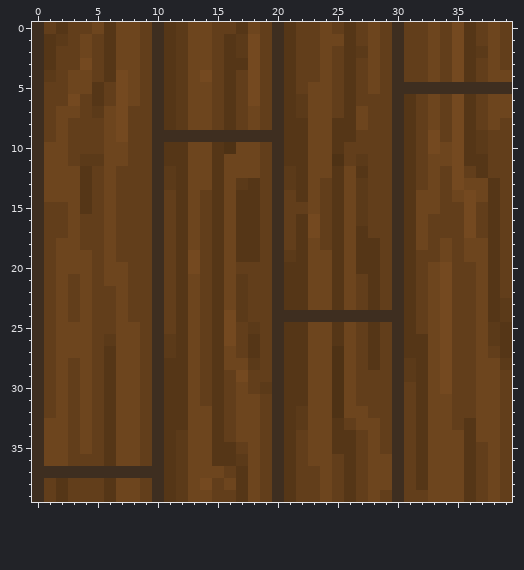
Two states of a pixel-art sprite, images/wood.png. Above is the file before it was changed.
The file is 40x40 pixels. Colours within 5 levels of each other are drawn and written as one.
After:
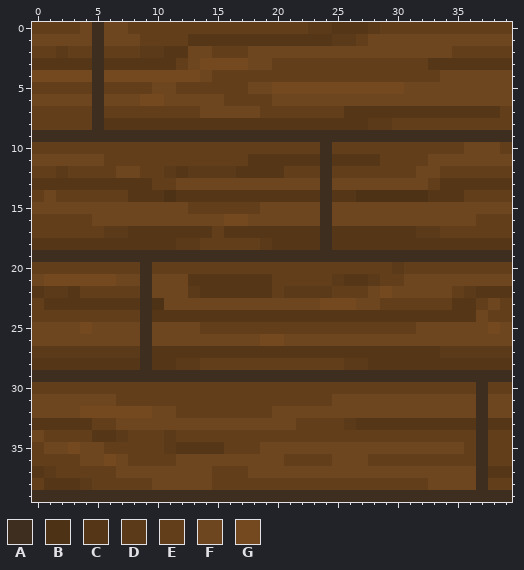
Palette (. is transparent): A #3e2e20  B #4e3215  C #553617  D #5b3a19  E #623e1b  F #6d451e  G #744920
The author wrote: Use new floor tile and rotate wood.png
The exact change:
y 0: x 0 A -> E; x 2 C -> E; x 4..6 EFC -> FAF; x 8 F -> E; x 10..14 ACDFF -> EEEEE; x 17..18 CF -> EE; x 20..21 AC -> EE; x 23..25 EFE -> DDC; x 27..28 EF -> CD; x 30 A -> E; x 33 F -> E; x 35..36 GC -> EE; x 38 F -> E
y 1: x 0..3 ACDE -> FFFF; x 5..6 EC -> AF; x 10..15 ACDFFE -> EEECCC; x 17..20 DGEA -> CCCC; x 22..26 EEFFC -> CCCDD; x 29..32 EAEE -> FFFF; x 34..37 EGCE -> FFFF; x 39 E -> F
y 2: x 0..2 ACE -> EED; x 4..10 FECFFEA -> EAEEEDD; x 12 D -> C; x 16..23 CDGEACEE -> EEFFFFFF; x 25..27 ECD -> FFF; x 29..32 EAEE -> FFFF; x 34..38 EGCDF -> FEEEE
y 3: x 0 A -> C; x 2..5 EEGE -> CCCA; x 7..10 FFEA -> CCCC; x 12 D -> E; x 14..21 FECCGEAC -> GGGGFFEE; x 24 F -> E; x 26 C -> E; x 28 F -> E; x 30 A -> E; x 33..35 FEG -> CCC; x 37..39 EFE -> CCC
y 4: x 0..6 ADEFFEC -> GGGGGAG; x 8..14 FEACDFG -> GGGGGGF; x 16 C -> E; x 18 G -> E; x 20..21 AC -> EE; x 24 F -> E; x 26 C -> E; x 28 F -> E; x 30 A -> E; x 33..37 FEGCE -> EFFFF
y 5: x 0 A -> E; x 3..5 FFC -> EEA; x 7..8 GF -> EE; x 10..14 ACDFF -> FFEEE; x 16 C -> E; x 18..39 GEACEFFECEFEAAAAAAAAAA -> FFGGGGGGGGGGGFFFFFFFFF
y 6: x 0..7 AEEGECEG -> FFFFFAFF; x 9..12 EACD -> GGFF; x 15..16 EC -> FE; x 18 G -> E; x 20..22 ACD -> FFF; x 25..32 ECEEEACE -> FFFFFFFF; x 34..37 EGCE -> FFFF
y 7: x 0 A -> E; x 2..3 FF -> EE; x 5..7 DFG -> AEE; x 10..13 ACDF -> EEEE; x 15..17 ECE -> FFF; x 20..24 ACDFF -> EEEEE; x 27..30 FEEA -> CCCC; x 32..35 EFEG -> CCCC; x 37..39 EFF -> CCE
y 8: x 0 A -> E; x 2 F -> E; x 5..10 EFGEEA -> ACCCCC; x 12..15 DFFE -> CCCC; x 17..20 EFEA -> CCCC; x 23..24 FF -> CC; x 27..31 FEEAC -> CDDEE; x 33 F -> E; x 35..36 GC -> EE; x 38 F -> E
y 9: x 1..9 EFEEEFGEE -> AAAAAAAAA; x 21..29 CCFFCCEEE -> AAAAAAAAA; x 31..39 CEGEGCDEE -> AAAAAAAAA
y 10: x 0..2 AFF -> EEE; x 6..7 FF -> EE; x 10..18 ACCFFCBFF -> EEEEEEEEE; x 20..25 ACCFFC -> EEEEAE; x 30..31 AC -> EE; x 33..38 GFGCDE -> EEEFFF
y 11: x 0 A -> F; x 3..7 EDDFF -> FFFEE; x 10..20 ACCFFCFFFEA -> EEEEEEEECCC; x 23..28 FFBEDE -> CACCCC; x 30..31 AC -> EE; x 35..39 GCCEE -> FFFFF
y 12: x 0..4 AFFFC -> EEDEE; x 6..8 FEE -> EFF; x 10 A -> E; x 13..27 FFCFFFEADCFFCFC -> DDDDCCCCEEEAEEE; x 30..32 ACE -> EEF; x 35 G -> E; x 37 C -> E
y 13: x 0..3 AFFF -> CCCC; x 5..12 EFEEEADC -> CCCCCEEF; x 15 C -> F; x 17..22 DCEADC -> FFFFFF; x 24..25 EC -> AF; x 27..37 DEEACEFEGFF -> FFFFFFECCCC; x 39 E -> C
y 14: x 0 A -> E; x 2..4 FFC -> EEE; x 6 F -> E; x 8..11 EEAE -> CCCB; x 13..14 FE -> CC; x 16 F -> C; x 19..21 EAE -> CCC; x 23..24 FE -> CA; x 26..38 FDEEACFFEFGFC -> CBBBBBBCCCEEE
y 15: x 0..2 AEE -> FFF; x 4..5 CE -> FF; x 7..13 EEEAECF -> FFFFFFE; x 15..22 CFCCEAEE -> EEEEFFFF; x 24..25 EC -> AF; x 27..31 DEEAC -> FFFFF; x 34..39 EEGECE -> FFFFFF
y 16: x 0 A -> E; x 3 F -> E; x 5 E -> F; x 7..12 EEEAEC -> FFFFFF; x 14..25 ECFCCEAECGEC -> FFGGFFFFFFAF; x 27..31 DEEAC -> FFFFF; x 33..36 EEEG -> FFFF; x 38 C -> E
y 17: x 0 A -> E; x 3 F -> E; x 6..11 FEEEAE -> DDCCCC; x 13..16 FECF -> CCEC; x 19..21 EAE -> CCC; x 23..24 GE -> CA; x 26 F -> C; x 28..30 EEA -> CCC; x 32..33 FE -> DD; x 36 G -> E; x 38 C -> E
y 18: x 0..13 AEFFEEFEEEAECF -> CCCCCCCCCCCCDD; x 15..21 CFCCEAE -> EEEEDCC; x 23..24 FE -> CA; x 26 F -> C; x 29..30 EA -> CC; x 32..37 FEFEFF -> CCCCCC; x 39 E -> C
y 19: x 1..9 EFFFEFEEE -> AAAAAAAAA; x 11..19 ECGECFCCE -> AAAAAAAAA; x 21..29 DCFFCFCCE -> AAAAAAAAA; x 31..39 CEEFEFFCE -> AAAAAAAAA
y 20: x 0 A -> E; x 2..4 FFF -> EEE; x 6..7 FF -> EE; x 9..10 EA -> AE; x 12..13 CG -> EE; x 15..16 CF -> EE; x 20..28 ACCFFCFCC -> EEEEEEEEE; x 30..31 AC -> DE; x 33..34 FG -> EE; x 37..38 FC -> EE
y 21: x 0..6 AEFEFEF -> FGGGGGG; x 8..14 EEAECFE -> FAFFFCC; x 16..28 FDEEACCFFCFEC -> CCCCEEEEEDCCD; x 30..32 ACE -> EFF; x 34..36 GEE -> FFF; x 38..39 CE -> FF
y 22: x 0..4 AEFEF -> CDDCE; x 7 F -> E; x 9..14 EAECFE -> AFFFDC; x 16..26 FDEEACCFFCF -> CCCCEDDDDEE; x 28..32 CEACE -> FGFFF; x 34 G -> F; x 36..37 EF -> DC; x 39 E -> C
y 23: x 0..12 AEFEFEEFEEAEC -> ECCCCCCCCABFF; x 14..15 EC -> FF; x 17..22 DEEACC -> FFFFFF; x 24..28 FCFEC -> GGGFF; x 30..31 AC -> EE; x 33..39 FGEEFCD -> EECCEFE
y 24: x 0 A -> E; x 2 F -> E; x 4 F -> E; x 7 F -> E; x 9..11 EAE -> ACC; x 13..14 FE -> CC; x 16..30 GDEEAAAAAAAAAAA -> CCCCCCCCCCCCCCC; x 32..36 EFGEE -> CCCCC; x 38..39 CD -> EE
y 25: x 0..1 AE -> FF; x 4..6 FEE -> GFF; x 9..12 EAEC -> AFFF; x 15..16 CG -> EE; x 18 D -> E; x 20..26 ACCFFCF -> EEEEEEE; x 28 C -> E; x 30..32 ACE -> EEF; x 34..36 GEE -> FFF; x 38..39 DC -> GF
y 26: x 0..1 AE -> FF; x 5..6 ED -> FF; x 9..12 EADC -> AFFF; x 14..22 ECGECEACC -> FFFFFGGFF; x 25 C -> F; x 27..32 ECEACC -> FFFFFF; x 34..36 GEE -> FFF; x 38..39 DC -> FF
y 27: x 0..11 AEFFFECFFEAD -> DDDDDDDDDACC; x 13..14 FE -> CC; x 16..17 FE -> CC; x 19..20 EA -> CC; x 23..27 FFBFE -> CCCCC; x 29..30 EA -> CC; x 33..39 FGEEFEC -> CDDDDDD
y 28: x 0..5 AEFEFE -> CCCCCC; x 7..10 FFEA -> CCAC; x 12..13 CF -> DD; x 15..18 CFFD -> EEEE; x 20..27 ACCFFBFE -> EEEEEEDD; x 29..31 EAD -> CCC; x 33..39 FGEEFFD -> CCCCCCC
y 29: x 1..9 EFEFECFFE -> AAAAAAAAA; x 11..19 CCFECEGEE -> AAAAAAAAA; x 21..29 CCFFBFEEE -> AAAAAAAAA; x 31..39 DCFGEEFFE -> AAAAAAAAA
y 30: x 0 A -> E; x 2 F -> E; x 4 F -> E; x 6..8 CFF -> EEE; x 10..13 ACCF -> EEEE; x 15 C -> E; x 17 F -> E; x 19..26 DACCFFBF -> EEEEEEEE; x 30 A -> E; x 32..34 CFG -> EEE; x 37..38 FF -> AE
y 31: x 0..1 AE -> FF; x 3 E -> F; x 5..8 ECFF -> FFEE; x 10..13 ACCF -> EEEE; x 15 C -> E; x 17..18 FF -> EE; x 20..25 ACCFFB -> EEEEEF; x 27..32 EEEAEC -> FFFFFF; x 35..37 EEF -> FFA; x 39 E -> F
y 32: x 0..1 AE -> FF; x 3..15 EFECFFEACCFFC -> FGGGGGGFFEEEE; x 17..18 FF -> EE; x 20..22 ACD -> FFF; x 25 B -> F; x 28..32 EEAEC -> FFFFF; x 35..37 EEF -> FFA; x 39 E -> F
y 33: x 0..4 AFFEF -> CCCCC; x 6 C -> E; x 9..12 EACC -> FFFF; x 15..16 CE -> FF; x 19..31 EACDFFCEFFEAE -> FFFEEEEDCCCCC; x 33..35 FFE -> CCC; x 37..39 FFE -> ACC
y 34: x 0..2 AFF -> FEE; x 4..5 FE -> EC; x 7..8 FF -> DE; x 10..15 ACDFFC -> EDEEEE; x 17..18 FF -> EE; x 20..21 AC -> EE; x 23..26 FFCC -> EEEE; x 28 F -> E; x 30 A -> E; x 32..38 CFFFCFF -> EEEEEAE
y 35: x 0 A -> E; x 3 E -> G; x 5..8 ECFF -> FEEE; x 10..14 ACDFF -> EDCCC; x 16 C -> E; x 18..22 FEACE -> EFFFF; x 25..27 CCE -> FFF; x 29..32 EAEC -> FFFF; x 36..38 CEF -> EAE
y 36: x 0..2 AFF -> EEE; x 4..6 EEC -> FFG; x 8 F -> E; x 10..12 ACD -> EEF; x 15..17 CCD -> FFF; x 19..21 EAC -> FFE; x 23..30 FFECEFFA -> EEFFFEEE; x 32..38 CFFFCEF -> EEEEEAE
y 37: x 0..12 AAAAAAAAAAACD -> CDEEEEEFFFFFF; x 15 F -> E; x 17 C -> E; x 19..23 EACEE -> FFFFF; x 25..27 ECE -> FFF; x 30..32 AEC -> FFF; x 36..39 CEFE -> FACC
y 38: x 0..1 AE -> EC; x 3..4 EE -> CD; x 6..8 CFF -> EEE; x 10..12 ACD -> FFF; x 14 G -> F; x 16..18 FCF -> EEE; x 20..21 AC -> EE; x 24 F -> E; x 26 C -> E; x 28..30 FFA -> EEE; x 32 C -> E; x 36..38 CEF -> FAE
y 39: x 1..9 ECEEECFFE -> AAAAAAAAA; x 11..19 CDFFEECFE -> AAAAAAAAA; x 21..29 CEEFECEFE -> AAAAAAAAA; x 31..39 EEFFFCEFE -> AAAAAAAAA
Boxes around the changes in both pictures, in picture pixels (x1, y1, x2, y2):
changed: (32, 22, 512, 502)
